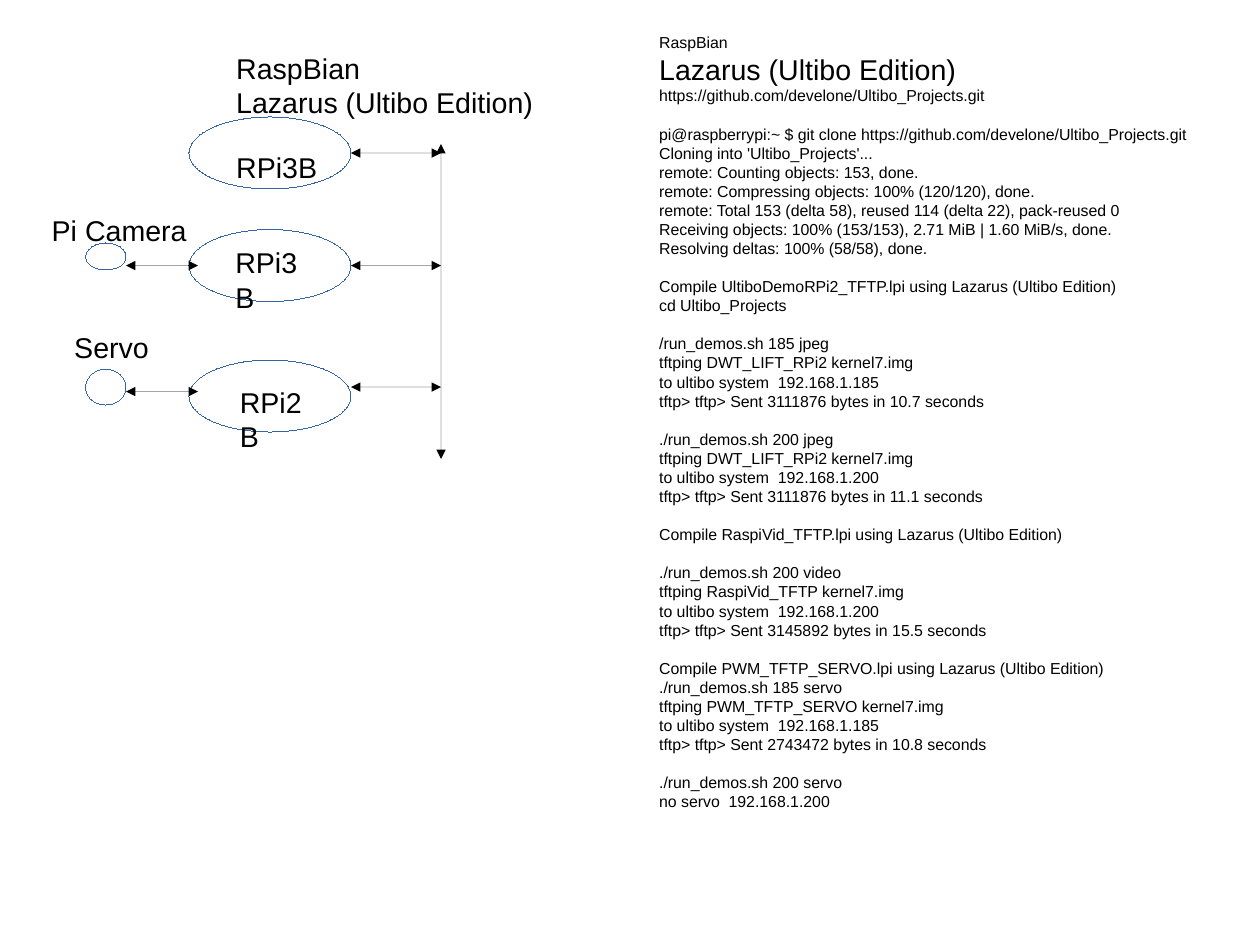
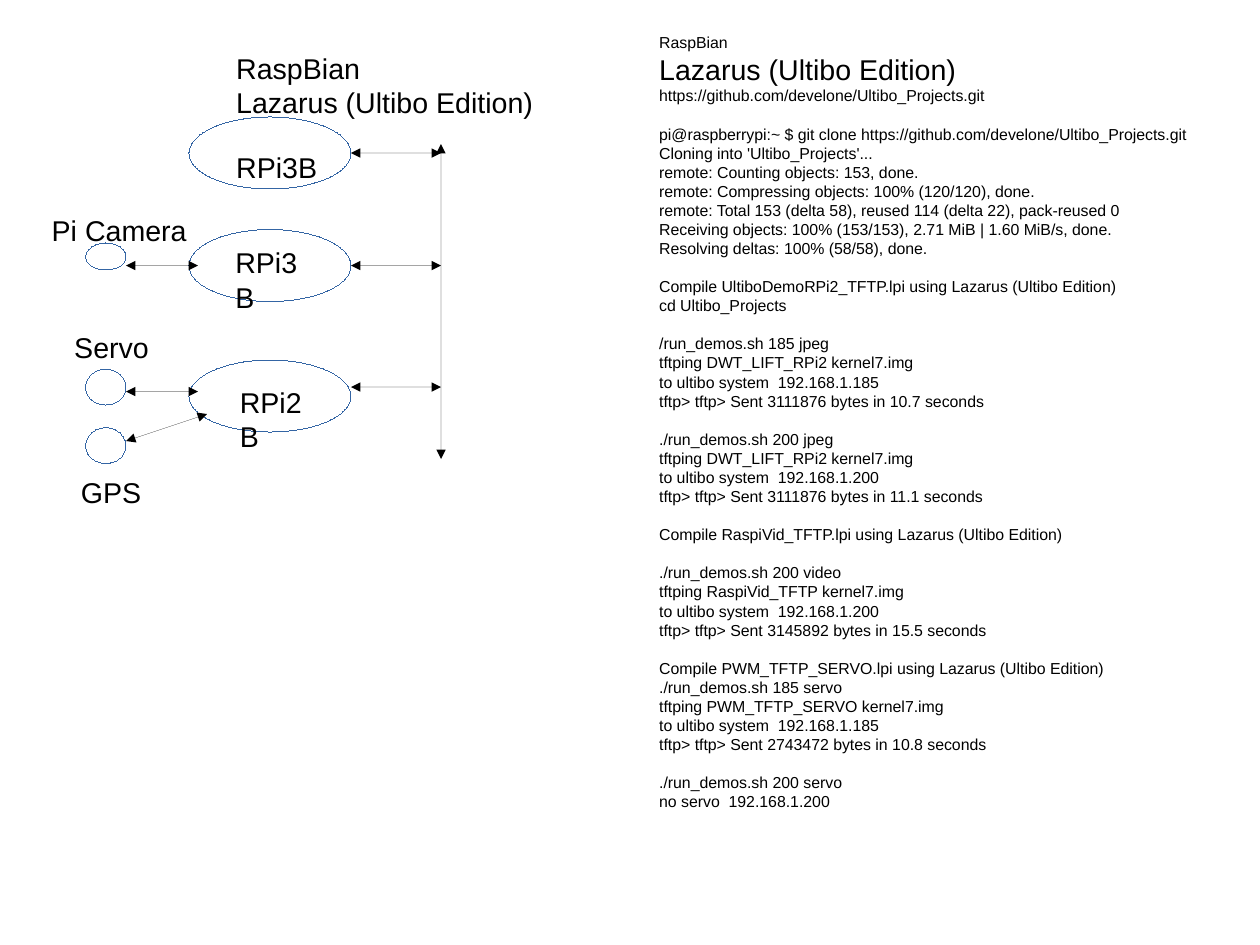
Before and after one commit to develone/raspbian-pi-gen, a slide deck: slide 10 of design.odp. Drawn at 1260x945 pixels with LibreOffice and Linux fonts; fonts in the diff are those of the drawing. Boxes give left, top, right and bottom in pixels: in the first picture for what was removed or moved away, otherwise in the second. Text is boxed around its words. In the diff, an @@ line names an element or a change of style, - is before the commit and + after.

Commit message:
adding gps to RPi2

```diff
--- a/design.odp
+++ b/design.odp
@@ double arrow added from (126, 441) to (207, 414), #000000 0 pt @@
@@ ellipse added at box(86, 428, 126, 463), fill #FFFFFF, outline #3465A4 0 pt @@
@@ text added at box(81, 483, 141, 504), 18 pt, text #000000 @@
+GPS
```
